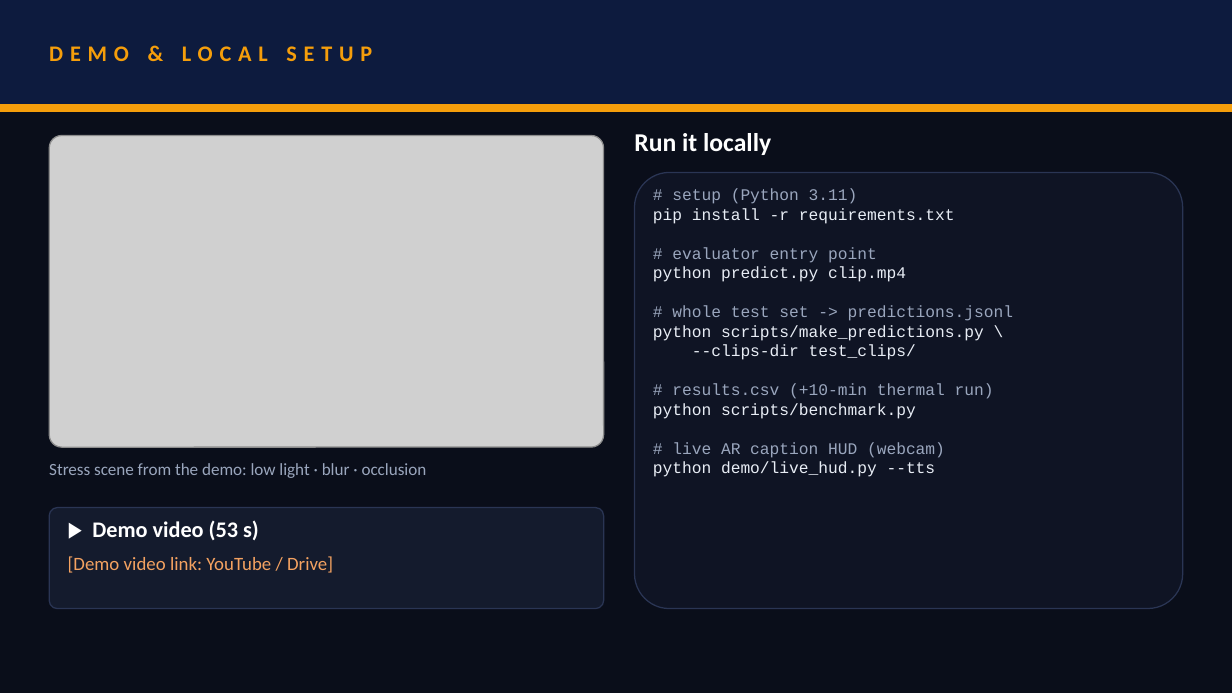
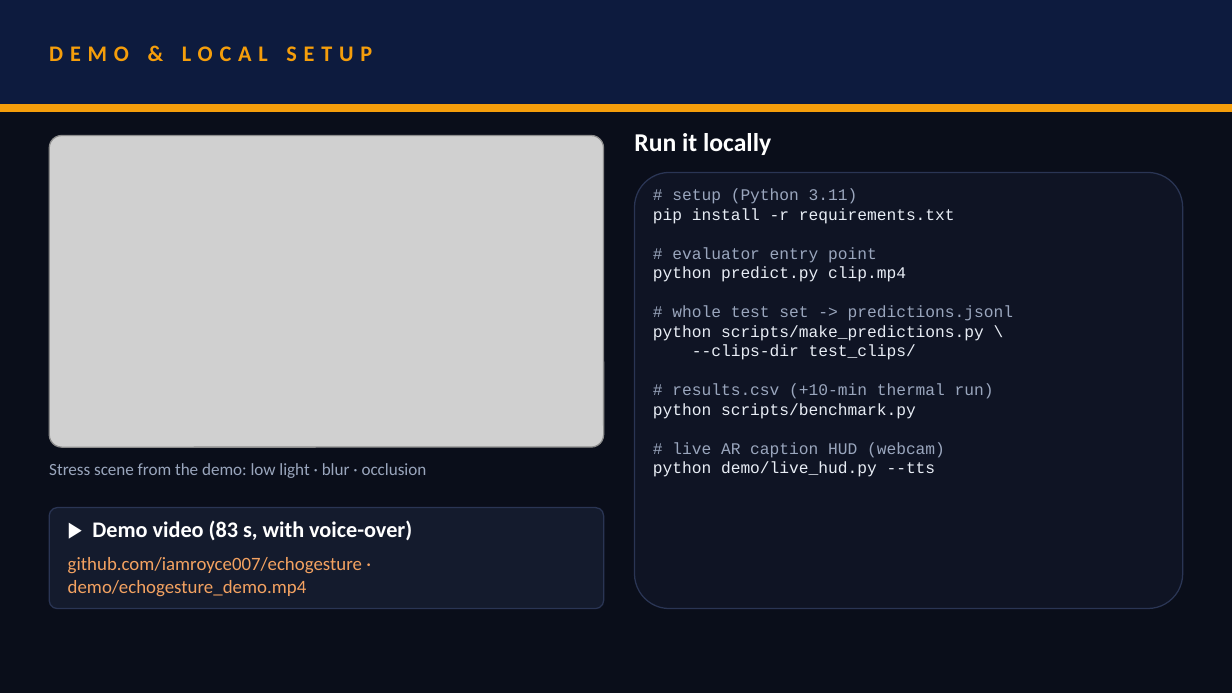
Before and after one commit to iamroyce007/echogesture, a slide deck: slide 7 of docs/SRMIST_Hypervisor.pptx. Drawn at 1232x693 pixels with LibreOffice and Linux fonts; fonts in the diff are those of the drawing; grey boxes stand for pictures. Boxes give left, top, right and bottom in pixels: in the first picture for what was removed or moved away, otherwise in the second. Text is boxed around its words. In the diff, an @@ line names an element or a change of style, - is before the commit and + after.

```diff
--- a/docs/SRMIST_Hypervisor.pptx
+++ b/docs/SRMIST_Hypervisor.pptx
@@ text at box(92, 520, 412, 540): text changed @@
-▶ Demo video (53 s)
+▶ Demo video (83 s, with voice-over)
@@ text at box(68, 557, 362, 597): text changed @@
-[Demo video link: YouTube / Drive]
+github.com/iamroyce007/echogesture · demo/echogesture_demo.mp4
```
Also in this commit, not shown: 1 other slide changed, 5 other files.
